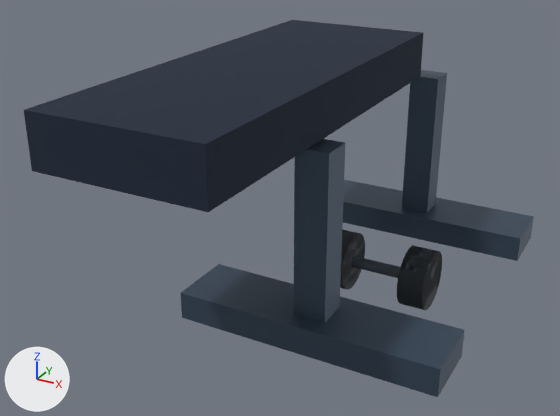
The glTF model motion/models/dumbbell_row_bench.glb: old version first, new version second.
Rendered twice from a 50 mm lens placed at (0.676, -1.806, 1.018), pointed at (-0.158, -0.289, 0.259). Arrows for +X, +Y and +Z are at lower left; the lights stay in place. The picture after the commit comes second. Where no turn or scale is listed for an object, it has been applied to the vertices. Vertices at exactly the same position are counted once.

The first picture shows 'Mesh_10', 'Mesh_5', 'Mesh_6', 'benchFoot', 'benchFoot.001', 'benchLeg', 'benchLeg.001', 'seat'.
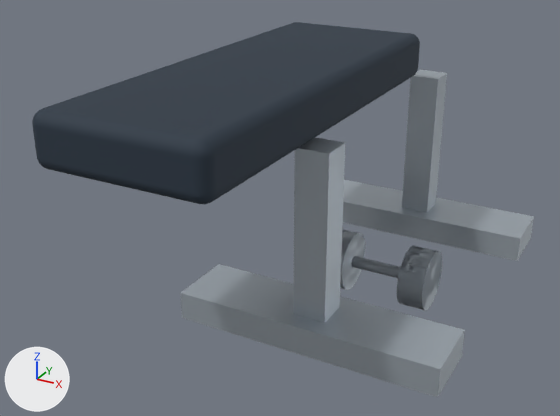
Location of each change, (x1, y1, x2, y2) in pixels of the pictures (560 x 416 px):
'seat', reshaped: before (24, 20, 424, 212); after (32, 22, 420, 204)
'benchFoot.001', recoloured (dark blue to pale blue): (181, 264, 465, 397) in both
'benchLeg.001', recoloured (dark blue to pale blue): (293, 139, 345, 323) in both
'benchFoot', recoloured (dark blue to pale blue): (343, 180, 534, 261) in both
'benchLeg', recoloured (dark blue to pale blue): (402, 70, 447, 212) in both
'Mesh_10', recoloured (lighter): (397, 245, 442, 310) in both
'Mesh_6', recoloured (lighter): (340, 229, 365, 290) in both
'Mesh_5', recoloured (lighter): (351, 256, 400, 278) in both

What the commit changed:
Material 'Material_1' (mat_material_1) changes colour from dark blue #445568 to pale blue #bac4cd; in linear values from (0.0578, 0.0908, 0.138) to (0.491, 0.552, 0.61).
me_mesh_0 is used by ob_seat; location (-0.2, -0.3, 0.55).
me_mesh_0 had 8 vertices, 12 faces and spanned x -0.2..0.2, y -0.525..0.525, z -0.06..0.06.
me_mesh_0 now has 296 vertices, 588 faces and spans x -0.2..0.2, y -0.525..0.525, z -0.06..0.06.
me_mesh_0 part 1: 8 vertices removed from x -0.2..0.2, y -0.525..0.525, z -0.06..0.06; 296 vertices added at x -0.2..0.2, y -0.525..0.525, z -0.06..0.06.
